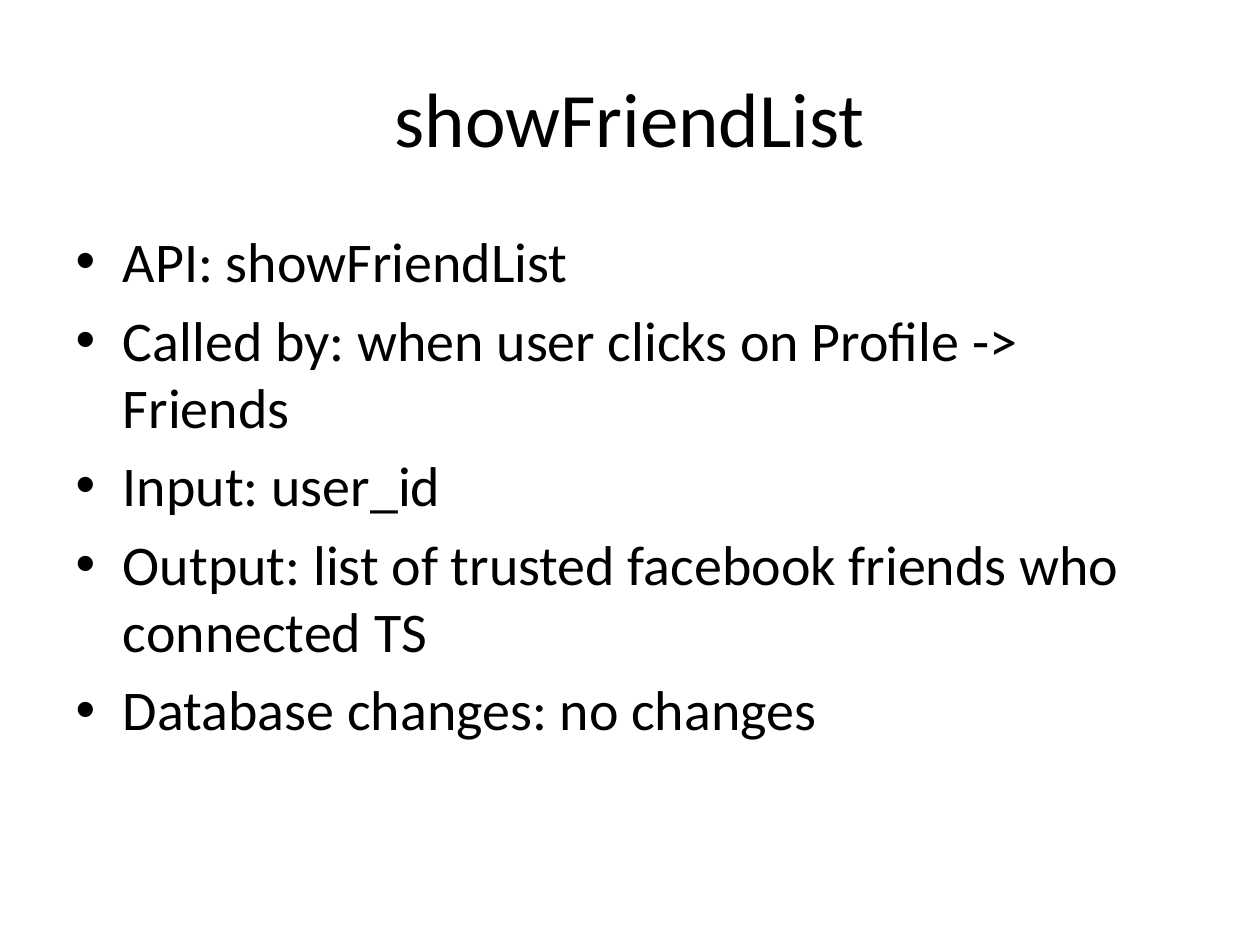
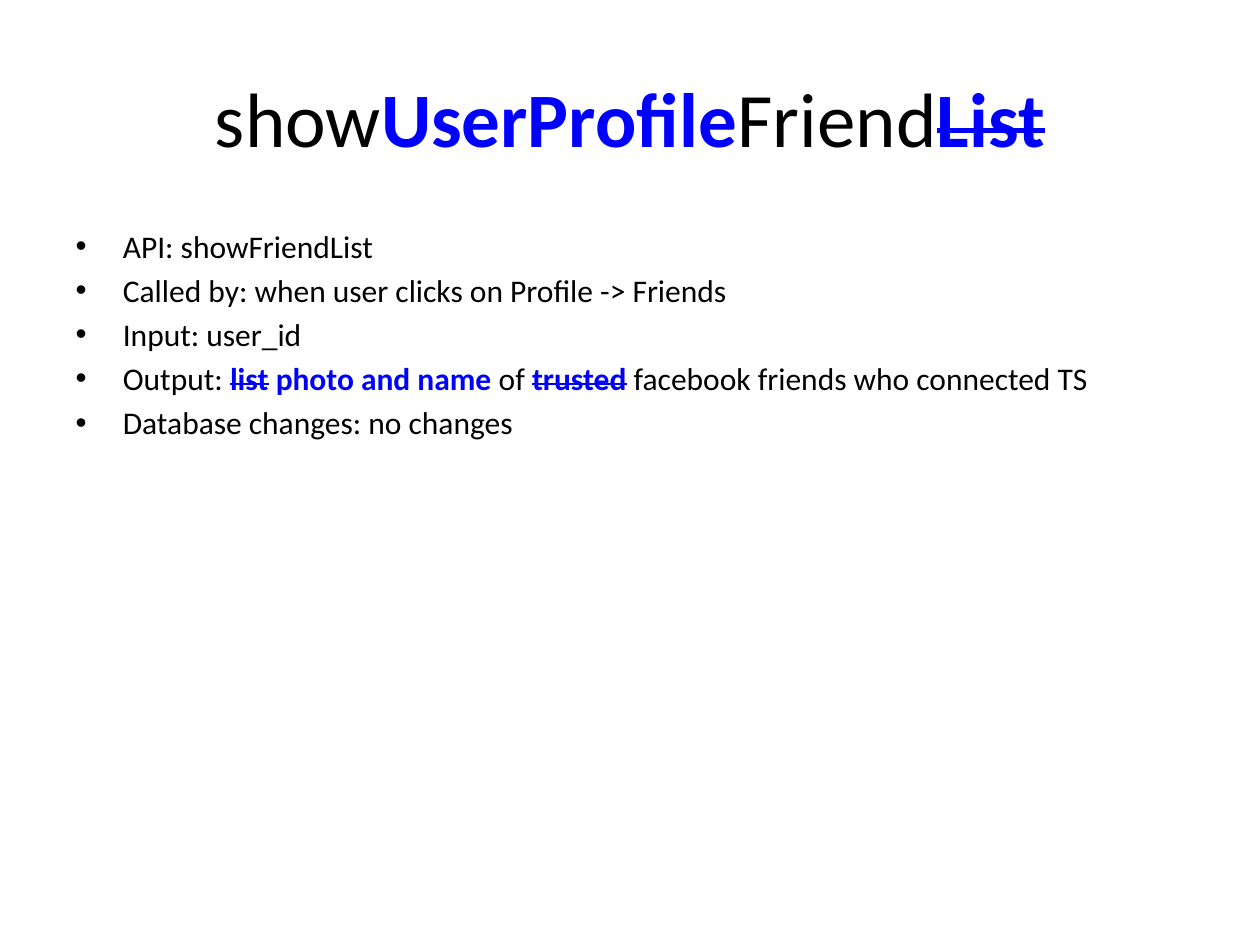
Before and after one commit to catalonia/mob, a slide deck: slide 28 of ws/WS Design Docs/API_Listing.pptx (slide 27 before the commit). Drawn at 1260x945 pixels with LibreOffice and Linux fonts; fonts in the diff are those of the drawing. Boxes give left, top, right and bottom in pixels: in the first picture for what was removed or moved away, otherwise in the second. Text is boxed around its words. In the diff, an @@ line names an element or a change of style, - is before the commit and + after.

```diff
--- a/ws/WS Design Docs/API_Listing.pptx
+++ b/ws/WS Design Docs/API_Listing.pptx
@@ title at [215,93,1045,148]: text changed; text colour #000000 to #0000FF; bold on @@
-showFriendList
+showUserProfileFriendList
@@ text at [123,236,727,440]: size 32 to 18 pt in "API: showFriendList", "Called by: when user clicks on Profile ...", "Input: user_id", "Database changes: no changes"; less space between paragraphs @@
@@ text at [123,368,1088,395]: text changed; size 32 to 18 pt @@
-• Output: list of trusted facebook friends who connected TS
+• Output: list photo and name of trusted facebook friends who connected TS
```
Also in this commit, not shown: 17 other slides changed, 1 slide added.
